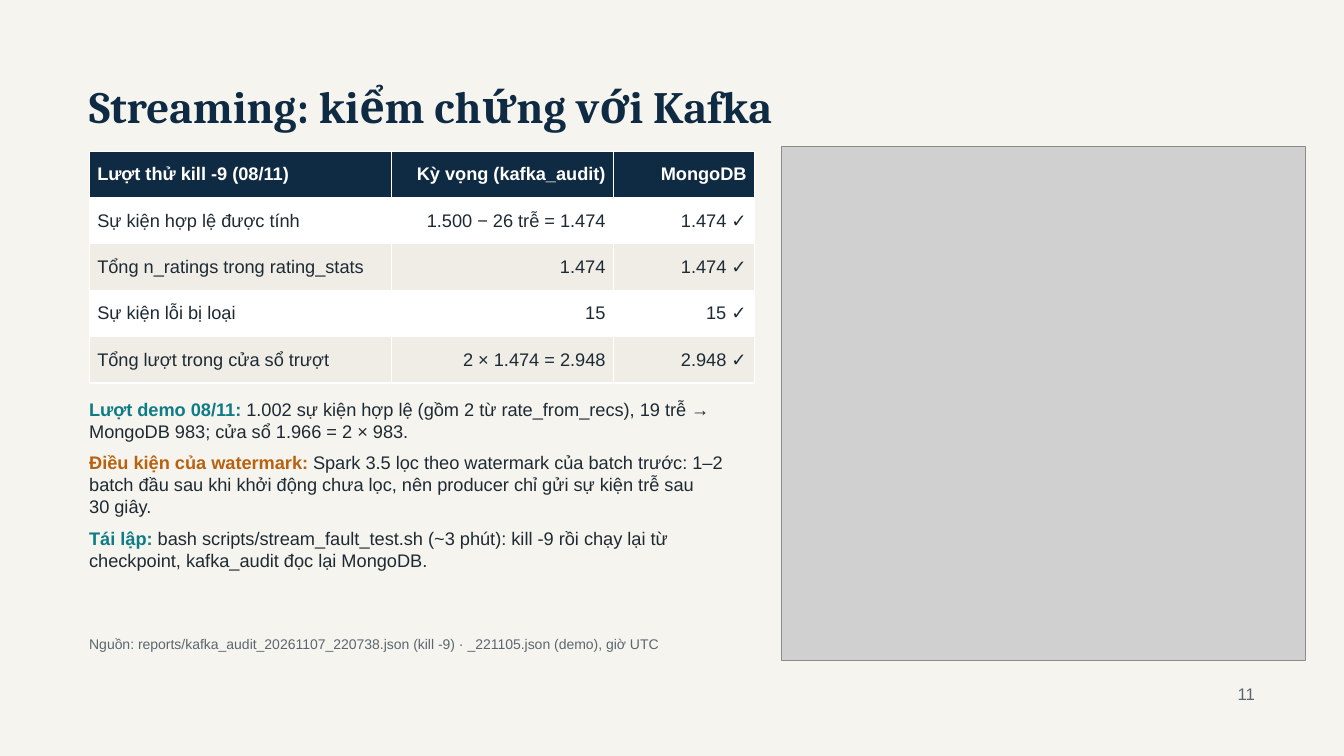
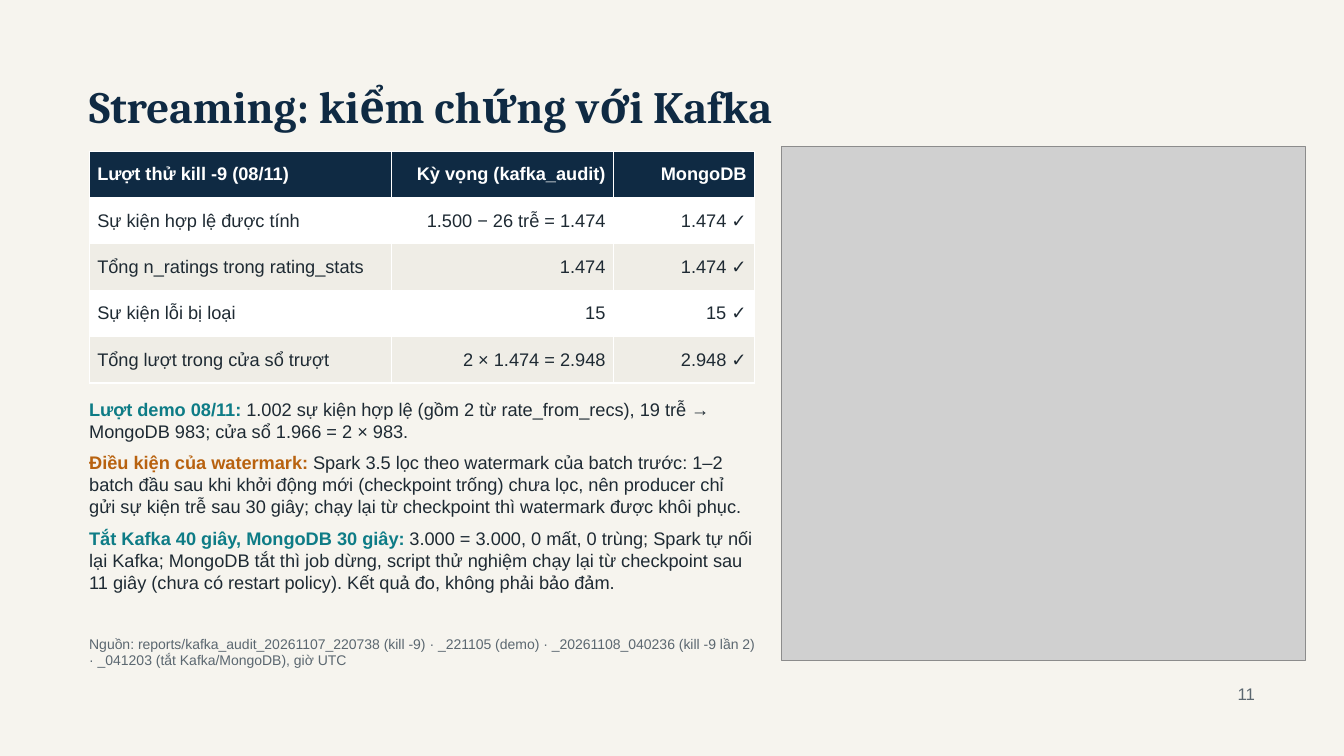
Before and after one commit to haoluonghuynhngoc/Group_06_BigData, a slide deck: slide 11 of Present/BookPulse - BDA501 Session 10 Final Presentation.pptx. Drawn at 1344x756 pixels with LibreOffice and Linux fonts; fonts in the diff are those of the drawing; grey boxes stand for pictures. Boxes give left, top, right and bottom in pixels: in the first picture for what was removed or moved away, otherwise in the second. Text is boxed around its words. In the diff, an @@ line names an element or a change of style, - is before the commit and + after.

```diff
--- a/Present/BookPulse - BDA501 Session 10 Final Presentation.pptx
+++ b/Present/BookPulse - BDA501 Session 10 Final Presentation.pptx
@@ text at bbox=[89, 455, 752, 593]: text changed @@
-Điều kiện của watermark: Spark 3.5 lọc theo watermark của batch trước: 1–2 batch đầu sau khi khởi động chưa lọc, nên producer chỉ gửi sự kiện trễ sau 30 giây.
-Tái lập: bash scripts/stream_fault_test.sh (~3 phút): kill -9 rồi chạy lại từ checkpoint, kafka_audit đọc lại MongoDB.
+Điều kiện của watermark: Spark 3.5 lọc theo watermark của batch trước: 1–2 batch đầu sau khi khởi động mới (checkpoint trống) chưa lọc, nên producer chỉ gửi sự kiện trễ sau 30 giây; chạy lại từ checkpoint thì watermark được khôi phục.
+Tắt Kafka 40 giây, MongoDB 30 giây: 3.000 = 3.000, 0 mất, 0 trùng; Spark tự nối lại Kafka; MongoDB tắt thì job dừng, script thử nghiệm chạy lại từ checkpoint sau 11 giây (chưa có restart policy). Kết quả đo, không phải bảo đảm.
@@ text at bbox=[89, 638, 754, 668]: text changed @@
-Nguồn: reports/kafka_audit_20261107_220738.json (kill -9) · _221105.json (demo), giờ UTC
+Nguồn: reports/kafka_audit_20261107_220738 (kill -9) · _221105 (demo) · _20261108_040236 (kill -9 lần 2) · _041203 (tắt Kafka/MongoDB), giờ UTC
```
Also in this commit, not shown: 11 other slides changed, 1 slide added, 46 other files.
